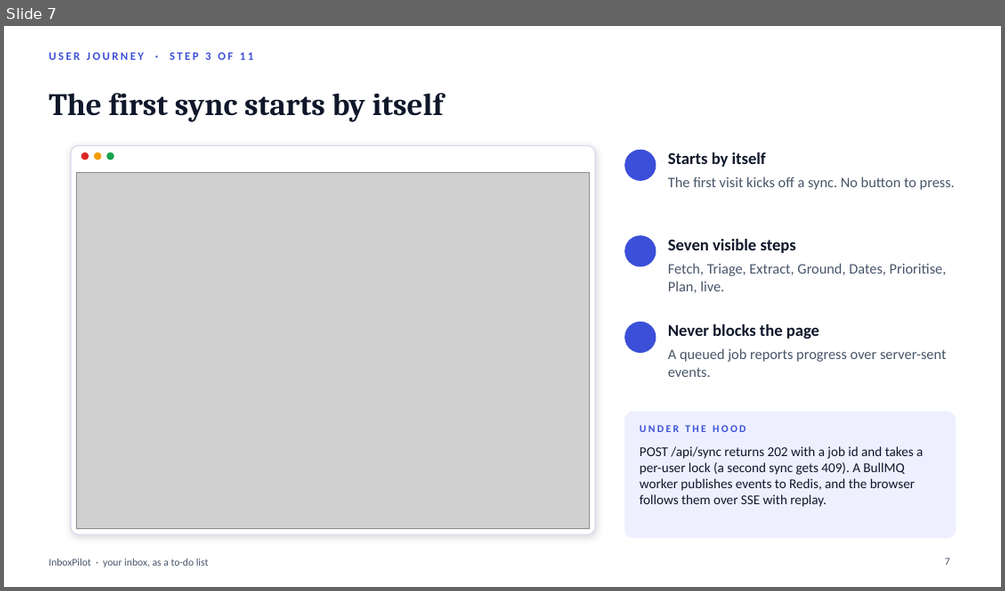
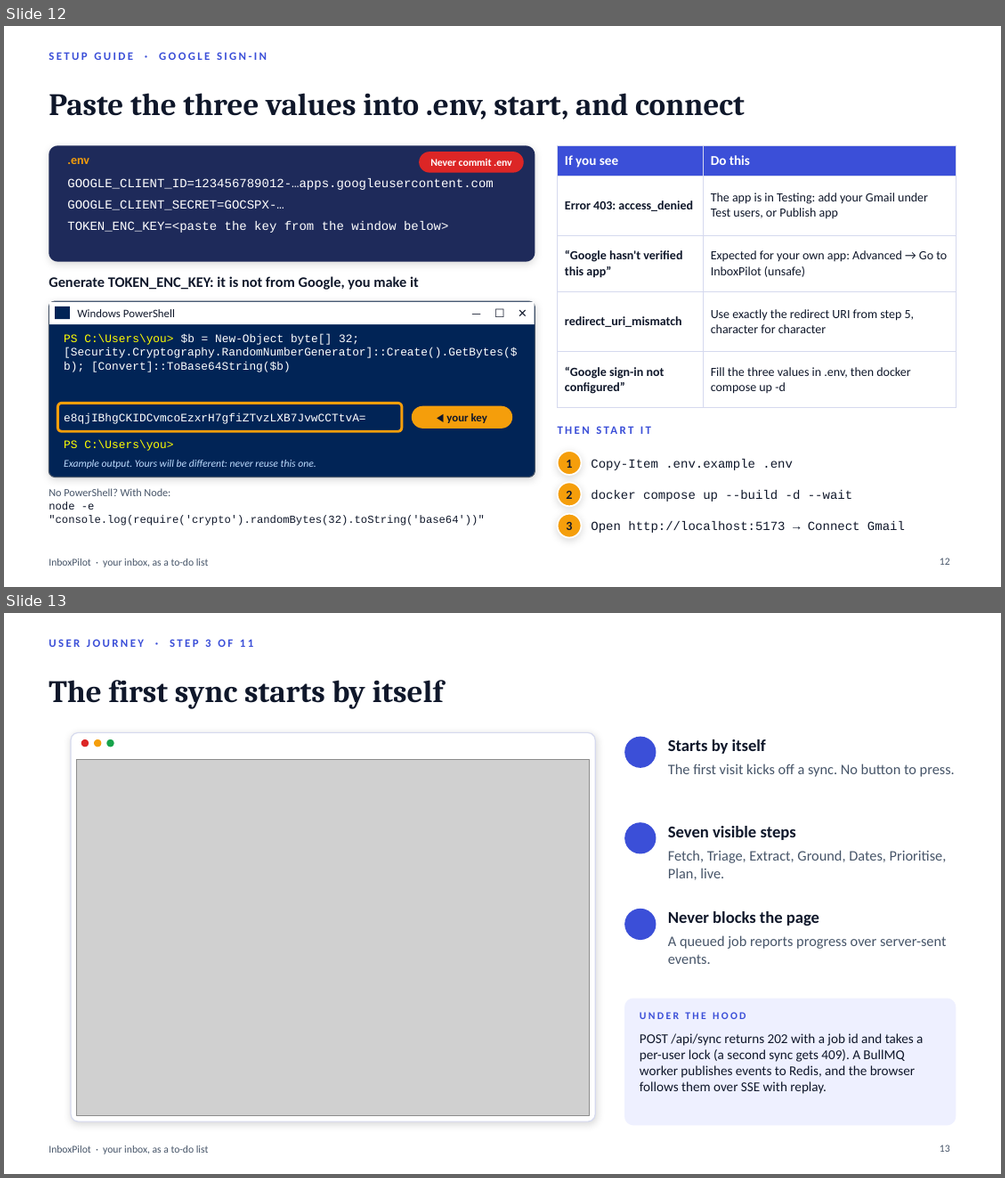
Before and after one commit to dharanipath/inboxpilot, a slide deck: docs/presentation/InboxPilot-presentation-full.pptx. Shown one above the other, each under a label of ours: slide 7 before the commit, slides 12 and 13 after it. The pictures are 1005x591 and 1005x1178 pixels, drawn with LibreOffice and Linux fonts; fonts in the diff are those of the drawing; grey boxes stand for pictures; background and template pictures are left out. Boxes give left, top, right and bottom in pixels: in the first picture for what was removed or moved away, otherwise in the second. Text is boxed around its words. In the diff, an @@ line names an element or a change of style, - is before the commit and + after.

```diff
--- a/docs/presentation/InboxPilot-presentation-full.pptx
+++ b/docs/presentation/InboxPilot-presentation-full.pptx
@@ slide 12 added at [4,26,1001,587], background #FFFFFF; not listed: 1 template element that a slide beside it also shows @@
@@ text added at [48,52,267,60], 11 pt, text #3B4FD8, bold @@
+SETUP GUIDE · GOOGLE SIGN-IN
@@ title added at [48,93,744,119], 30 pt, text #0F172A, bold @@
+Paste the three values into .env, start, and connect
@@ rounded rectangle added at [48,145,535,262], fill #1E2A5A @@
@@ text added at [67,158,89,164], 12 pt, text #F59E0B, bold @@
+.env
@@ rounded rectangle added at [419,151,524,173], fill #DC2626 @@
@@ text added at [430,159,512,166], 10 pt, text #FFFFFF, bold @@
+Never commit .env
@@ table added at [558,145,956,397], 5 rows, 2 columns @@
+If you see | Do this
+Error 403: access_denied | The app is in Testing: add your Gmail under Test users, or Publish app
+“Google hasn't verified this app” | Expected for your own app: Advanced → Go to InboxPilot (unsafe)
+redirect_uri_mismatch | Use exactly the redirect URI from step 5, character for character
+“Google sign-in not configured” | Fill the three values in .env, then docker compose up -d
@@ text added at [67,178,493,232], 12 pt, text #FFFFFF @@
+GOOGLE_CLIENT_ID=123456789012-…apps.googleusercontent.com
+GOOGLE_CLIENT_SECRET=GOCSPX-…
+TOKEN_ENC_KEY=<paste the key from the window below>
@@ text added at [48,276,419,289], 14 pt, text #0F172A, bold @@
+Generate TOKEN_ENC_KEY: it is not from Google, you make it
@@ rounded rectangle added at [48,301,535,477], fill #012456, outline #475569 1 pt @@
@@ rectangle added at [49,302,534,324], fill #FFFFFF @@
@@ rectangle added at [55,306,70,319], fill #012456 @@
@@ text added at [77,309,175,317], 11 pt, text #0F172A @@
+Windows PowerShell
@@ text added at [442,302,527,324], 11 pt, text #0F172A @@
+— ☐ ✕
@@ text added at [64,334,517,372], 11 pt, text #FFFFFF @@
+PS C:\Users\you> $b = New-Object byte[] 32; [Security.Cryptography.RandomNumberGenerator]::Create().GetBytes($b); [Convert]::ToBase64String($b)
@@ rounded rectangle added at [57,402,402,431], outline #F59E0B 2.5 pt @@
@@ text added at [64,413,366,424], 11 pt, text #FFFFFF @@
+e8qjIBhgCKIDCvmcoEzxrH7gfiZTvzLXB7JvwCCTtvA=
@@ rounded rectangle added at [412,406,512,428], fill #F59E0B @@
@@ text added at [446,413,487,423], 11 pt, text #0F172A, bold @@
+◀ your key
@@ text added at [558,422,931,443], 11 pt, text #3B4FD8, bold @@
+THEN START IT
@@ text added at [64,440,173,451], 11 pt, text #FFFF00 @@
+PS C:\Users\you>
@@ ellipse added at [558,451,582,475], fill #F59E0B, outline #FFFFFF 1.5 pt @@
@@ text added at [64,459,316,468], 10 pt, text #BFDBFE, italic @@
+Example output. Yours will be different: never reuse this one.
@@ text added at [566,459,572,467], 12 pt, text #0F172A, bold @@
+1
@@ text added at [591,459,793,470], 12 pt, text #0F172A @@
+Copy-Item .env.example .env
@@ text added at [48,488,484,525], 10.5 pt, text #0F172A @@
+No PowerShell? With Node:
+node -e "console.log(require('crypto').randomBytes(32).toString('base64'))"
@@ ellipse added at [558,483,582,506], fill #F59E0B, outline #FFFFFF 1.5 pt @@
@@ text added at [566,491,572,499], 12 pt, text #0F172A, bold @@
+2
@@ text added at [591,490,852,501], 12 pt, text #0F172A @@
+docker compose up --build -d --wait
@@ ellipse added at [558,514,582,538], fill #F59E0B, outline #FFFFFF 1.5 pt @@
@@ text added at [566,522,572,530], 12 pt, text #0F172A, bold @@
+3
@@ text added at [591,521,905,532], 12 pt, text #0F172A @@
+Open http://localhost:5173 → Connect Gmail
@@ page number added at [939,557,950,564], 10 pt, text #475569 @@
+12
@@ what was slide 7 is now slide 13 @@
@@ page number at [939,1144,950,1151]: text changed @@
-7
+13
```
Also in this commit, not shown: 3 slides changed, 5 other slides added, 1 other file.
